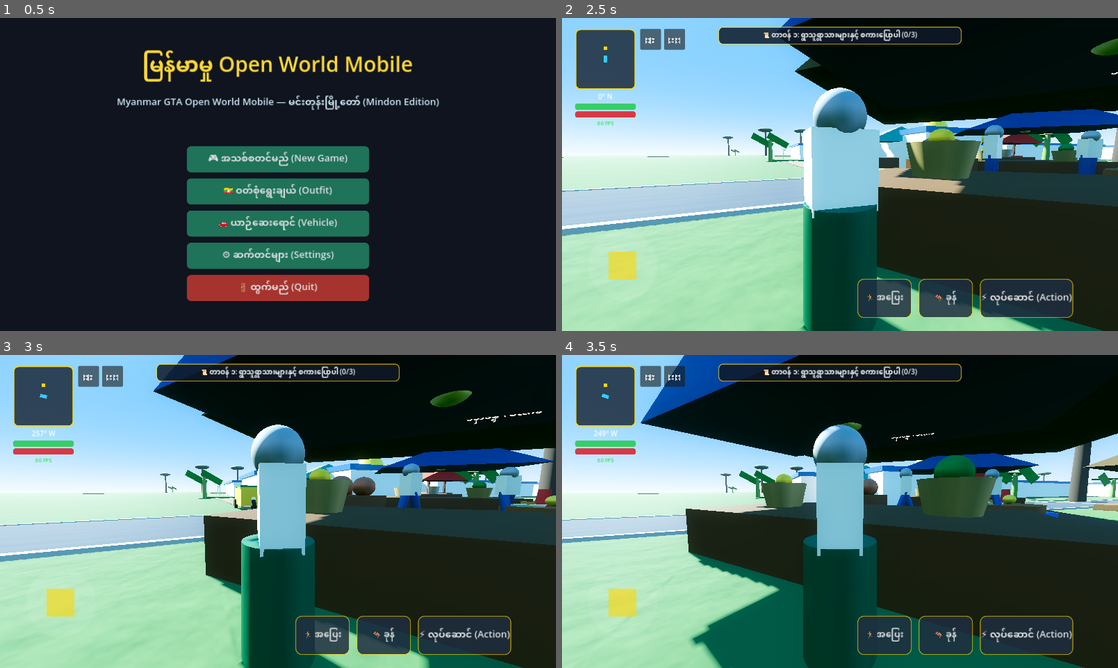
Above: before the commit, frames 1-4 (two rows, left to right).
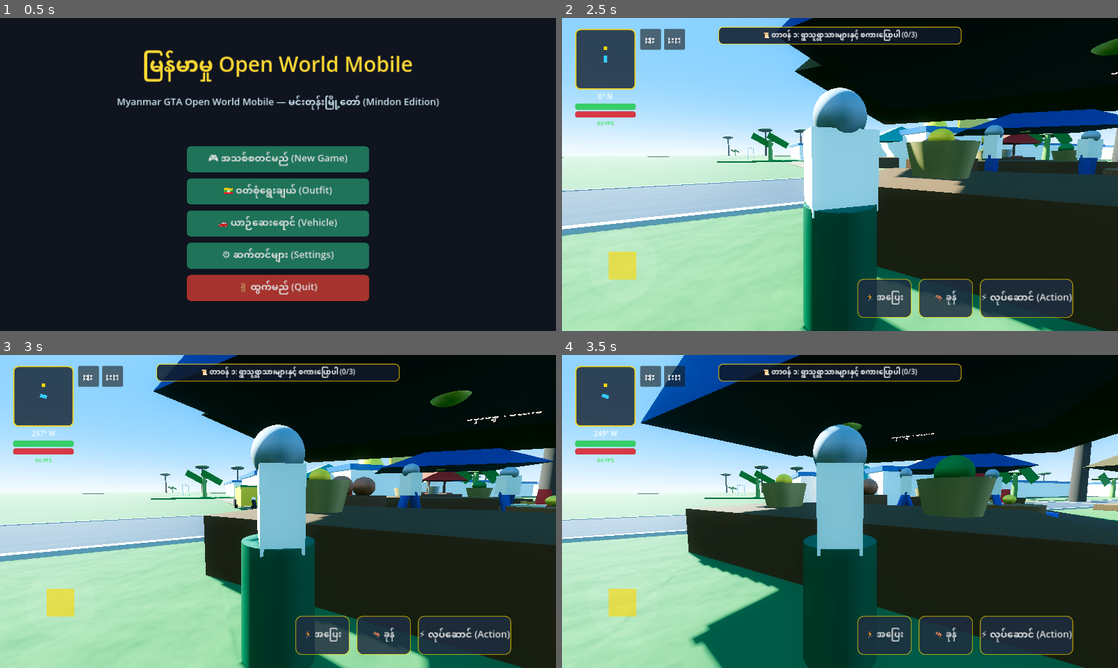
Above: after the commit, the same moments.

Repository: sudohlaingwin/gta-open-world
Game: Godot game, scene res://scenes/main_menu.tscn
Two runs of this game, one before a commit and one after it. Both use one fixed random seed, a clock stepped at 60 frames per second and the inputs below.
Inputs (mouse positions are in pixels of both pictures, inside the frame that each line leads up to):
- Up to frame 1 (0.5 s): no input
- Up to frame 2 (2.5 s): click "🎮 အသစ်စတင်မည် (New Game)" at 0.5 s; drag from (628, 274) to (895, 105) at 1.27 s; drag from (728, 190) to (812, 237) at 2.02 s
- Up to frame 3 (3 s): move the mouse to (333, 442) at 2.77 s; hold Right (ui_right) from 2.78 s (still down); hold Ctrl from 2.78 s (still down)
- Up to frame 4 (3.5 s): keep holding Right (ui_right); keep holding Ctrl

Frame 1 is identical in both runs. In frame 2, 0.2% of the frame differs, in the area x 27-82%, y 32-47%; in frame 3, 0.2%; in frame 4, less than 0.1%.

Commit message:
feat(slice-170): Village Cultural Infrastructure (Bridge, Festival Stage, Football Pitch) scaling overhaul

Diff:
--- a/scenes/bamboo_bridge.tscn
+++ b/scenes/bamboo_bridge.tscn
@@ -1,76 +1,76 @@
 [gd_scene load_steps=8 format=3]
 
 [sub_resource type="BoxShape3D" id="BoxShape3D_floor"]
-size = Vector3(4.8, 0.4, 24.0)
+size = Vector3(5.2, 0.45, 36.0)
 
 [sub_resource type="BoxShape3D" id="BoxShape3D_rail_l"]
-size = Vector3(0.35, 1.8, 24.0)
+size = Vector3(0.4, 1.8, 36.0)
 
 [sub_resource type="BoxShape3D" id="BoxShape3D_rail_r"]
-size = Vector3(0.35, 1.8, 24.0)
+size = Vector3(0.4, 1.8, 36.0)
 
 [sub_resource type="BoxMesh" id="BoxMesh_deck"]
-size = Vector3(4.6, 0.25, 23.5)
+size = Vector3(5.0, 0.3, 35.8)
 
 [sub_resource type="StandardMaterial3D" id="StandardMaterial3D_bamboo"]
 albedo_color = Color(0.70, 0.58, 0.35, 1)
 roughness = 0.8
 
 [sub_resource type="CylinderMesh" id="CylinderMesh_post"]
-top_radius = 0.16
-bottom_radius = 0.2
-height = 3.6
+top_radius = 0.18
+bottom_radius = 0.24
+height = 4.2
 
 [sub_resource type="BoxMesh" id="BoxMesh_rail"]
-size = Vector3(0.16, 0.16, 23.5)
+size = Vector3(0.2, 0.2, 35.8)
 
 [node name="BambooBridge" type="StaticBody3D"]
 
 [node name="FloorCollision" type="CollisionShape3D" parent="."]
-transform = Transform3D(1, 0, 0, 0, 1, 0, 0, 0, 1, 0, 0.2, 0)
+transform = Transform3D(1, 0, 0, 0, 1, 0, 0, 0, 1, 0, 0.22, 0)
 shape = SubResource("BoxShape3D_floor")
 
 [node name="LeftRailCollision" type="CollisionShape3D" parent="."]
-transform = Transform3D(1, 0, 0, 0, 1, 0, 0, 0, 1, -2.3, 1.0, 0)
+transform = Transform3D(1, 0, 0, 0, 1, 0, 0, 0, 1, -2.5, 1.1, 0)
 shape = SubResource("BoxShape3D_rail_l")
 
 [node name="RightRailCollision" type="CollisionShape3D" parent="."]
-transform = Transform3D(1, 0, 0, 0, 1, 0, 0, 0, 1, 2.3, 1.0, 0)
+transform = Transform3D(1, 0, 0, 0, 1, 0, 0, 0, 1, 2.5, 1.1, 0)
 shape = SubResource("BoxShape3D_rail_r")
 
 [node name="VisualMesh" type="Node3D" parent="."]
 
 [node name="Deck" type="MeshInstance3D" parent="VisualMesh"]
-transform = Transform3D(1, 0, 0, 0, 1, 0, 0, 0, 1, 0, 0.15, 0)
+transform = Transform3D(1, 0, 0, 0, 1, 0, 0, 0, 1, 0, 0.18, 0)
 mesh = SubResource("BoxMesh_deck")
 surface_material_override/0 = SubResource("StandardMaterial3D_bamboo")
 
 [node name="RailL" type="MeshInstance3D" parent="VisualMesh"]
-transform = Transform3D(1, 0, 0, 0, 1, 0, 0, 0, 1, -2.3, 1.0, 0)
+transform = Transform3D(1, 0, 0, 0, 1, 0, 0, 0, 1, -2.5, 1.1, 0)
 mesh = SubResource("BoxMesh_rail")
 surface_material_override/0 = SubResource("StandardMaterial3D_bamboo")
 
 [node name="RailR" type="MeshInstance3D" parent="VisualMesh"]
-transform = Transform3D(1, 0, 0, 0, 1, 0, 0, 0, 1, 2.3, 1.0, 0)
+transform = Transform3D(1, 0, 0, 0, 1, 0, 0, 0, 1, 2.5, 1.1, 0)
 mesh = SubResource("BoxMesh_rail")
 surface_material_override/0 = SubResource("StandardMaterial3D_bamboo")
 
 [node name="PostL1" type="MeshInstance3D" parent="VisualMesh"]
-transform = Transform3D(1, 0, 0, 0, 1, 0, 0, 0, 1, -2.3, 0.65, -9.5)
+transform = Transform3D(1, 0, 0, 0, 1, 0, 0, 0, 1, -2.5, 0.8, -14.5)
 mesh = SubResource("CylinderMesh_post")
 surface_material_override/0 = SubResource("StandardMaterial3D_bamboo")
 
 [node name="PostL2" type="MeshInstance3D" parent="VisualMesh"]
-transform = Transform3D(1, 0, 0, 0, 1, 0, 0, 0, 1, -2.3, 0.65, 9.5)
+transform = Transform3D(1, 0, 0, 0, 1, 0, 0, 0, 1, -2.5, 0.8, 14.5)
 mesh = SubResource("CylinderMesh_post")
 surface_material_override/0 = SubResource("StandardMaterial3D_bamboo")
 
 [node name="PostR1" type="MeshInstance3D" parent="VisualMesh"]
-transform = Transform3D(1, 0, 0, 0, 1, 0, 0, 0, 1, 2.3, 0.65, -9.5)
+transform = Transform3D(1, 0, 0, 0, 1, 0, 0, 0, 1, 2.5, 0.8, -14.5)
 mesh = SubResource("CylinderMesh_post")
 surface_material_override/0 = SubResource("StandardMaterial3D_bamboo")
 
 [node name="PostR2" type="MeshInstance3D" parent="VisualMesh"]
-transform = Transform3D(1, 0, 0, 0, 1, 0, 0, 0, 1, 2.3, 0.65, 9.5)
+transform = Transform3D(1, 0, 0, 0, 1, 0, 0, 0, 1, 2.5, 0.8, 14.5)
 mesh = SubResource("CylinderMesh_post")
 surface_material_override/0 = SubResource("StandardMaterial3D_bamboo")
--- a/scenes/festival_ground.tscn
+++ b/scenes/festival_ground.tscn
@@ -1,17 +1,17 @@
 [gd_scene load_steps=12 format=3]
 
 [sub_resource type="BoxShape3D" id="BoxShape3D_stage"]
-size = Vector3(24.5, 2.2, 16.5)
+size = Vector3(32.5, 2.4, 22.5)
 
 [sub_resource type="BoxMesh" id="BoxMesh_deck"]
-size = Vector3(24.0, 1.2, 16.0)
+size = Vector3(32.0, 1.4, 22.0)
 
 [sub_resource type="StandardMaterial3D" id="StandardMaterial3D_stage_wood"]
 albedo_color = Color(0.42, 0.26, 0.14, 1)
 roughness = 0.85
 
 [sub_resource type="BoxMesh" id="BoxMesh_backdrop"]
-size = Vector3(22.0, 7.2, 0.4)
+size = Vector3(29.0, 9.6, 0.5)
 
 [sub_resource type="StandardMaterial3D" id="StandardMaterial3D_backdrop_gold"]
 albedo_color = Color(0.92, 0.75, 0.18, 1)
@@ -19,54 +19,54 @@
 roughness = 0.35
 
 [sub_resource type="CylinderMesh" id="CylinderMesh_post"]
-top_radius = 0.25
-bottom_radius = 0.3
-height = 7.5
+top_radius = 0.3
+bottom_radius = 0.38
+height = 9.8
 
 [sub_resource type="StandardMaterial3D" id="StandardMaterial3D_bamboo_post"]
 albedo_color = Color(0.68, 0.56, 0.32, 1)
 
 [sub_resource type="BoxMesh" id="BoxMesh_drum"]
-size = Vector3(1.6, 1.8, 1.6)
+size = Vector3(2.4, 2.4, 2.4)
 
 [sub_resource type="StandardMaterial3D" id="StandardMaterial3D_saing_waing"]
 albedo_color = Color(0.8, 0.2, 0.15, 1)
 roughness = 0.5
 
 [sub_resource type="BoxShape3D" id="BoxShape3D_area"]
-size = Vector3(28.0, 8.0, 20.0)
+size = Vector3(36.0, 10.0, 26.0)
 
 [node name="MyanmarFestivalGround" type="StaticBody3D"]
 
 [node name="StageCollision" type="CollisionShape3D" parent="."]
-transform = Transform3D(1, 0, 0, 0, 1, 0, 0, 0, 1, 0, 0.6, 0)
+transform = Transform3D(1, 0, 0, 0, 1, 0, 0, 0, 1, 0, 0.7, 0)
 shape = SubResource("BoxShape3D_stage")
 
 [node name="VisualMesh" type="Node3D" parent="."]
 
 [node name="Deck" type="MeshInstance3D" parent="VisualMesh"]
-transform = Transform3D(1, 0, 0, 0, 1, 0, 0, 0, 1, 0, 0.6, 0)
+transform = Transform3D(1, 0, 0, 0, 1, 0, 0, 0, 1, 0, 0.7, 0)
 mesh = SubResource("BoxMesh_deck")
 surface_material_override/0 = SubResource("StandardMaterial3D_stage_wood")
 
 [node name="Backdrop" type="MeshInstance3D" parent="VisualMesh"]
-transform = Transform3D(1, 0, 0, 0, 1, 0, 0, 0, 1, 0, 4.8, -7.5)
+transform = Transform3D(1, 0, 0, 0, 1, 0, 0, 0, 1, 0, 6.2, -10.2)
 mesh = SubResource("BoxMesh_backdrop")
 surface_material_override/0 = SubResource("StandardMaterial3D_backdrop_gold")
 
 [node name="DrumL" type="MeshInstance3D" parent="VisualMesh"]
-transform = Transform3D(1, 0, 0, 0, 1, 0, 0, 0, 1, -7.8, 2.1, -3.5)
+transform = Transform3D(1, 0, 0, 0, 1, 0, 0, 0, 1, -10.8, 2.6, -4.8)
 mesh = SubResource("BoxMesh_drum")
 surface_material_override/0 = SubResource("StandardMaterial3D_saing_waing")
 
 [node name="DrumR" type="MeshInstance3D" parent="VisualMesh"]
-transform = Transform3D(1, 0, 0, 0, 1, 0, 0, 0, 1, 7.8, 2.1, -3.5)
+transform = Transform3D(1, 0, 0, 0, 1, 0, 0, 0, 1, 10.8, 2.6, -4.8)
 mesh = SubResource("BoxMesh_drum")
 surface_material_override/0 = SubResource("StandardMaterial3D_saing_waing")
 
 [node name="FestivalSign" type="Label3D" parent="."]
-transform = Transform3D(1, 0, 0, 0, 1, 0, 0, 0, 1, 0, 8.6, -7.3)
+transform = Transform3D(1, 0, 0, 0, 1, 0, 0, 0, 1, 0, 11.5, -9.8)
 text = "ရွှေရွာတော် ရိုးရာ အငြိမ့်နှင့် ဇာတ်သဘင်စင်တော်ကြီး"
-font_size = 52
-outline_size = 16
+font_size = 56
+outline_size = 18
 modulate = Color(1, 0.9, 0.2, 1)
--- a/scenes/football_pitch.tscn
+++ b/scenes/football_pitch.tscn
@@ -3,32 +3,32 @@
 [ext_resource type="Script" path="res://scripts/football_pitch.gd" id="1_pitch"]
 
 [sub_resource type="BoxShape3D" id="BoxShape3D_field"]
-size = Vector3(48.0, 0.5, 32.0)
+size = Vector3(68.0, 0.6, 44.0)
 
 [sub_resource type="BoxMesh" id="BoxMesh_grass"]
-size = Vector3(48.0, 0.25, 32.0)
+size = Vector3(68.0, 0.3, 44.0)
 
 [sub_resource type="StandardMaterial3D" id="StandardMaterial3D_pitch_green"]
 albedo_color = Color(0.18, 0.48, 0.16, 1)
 roughness = 0.9
 
 [sub_resource type="CylinderMesh" id="CylinderMesh_post"]
-top_radius = 0.08
-bottom_radius = 0.08
-height = 3.2
+top_radius = 0.1
+bottom_radius = 0.1
+height = 3.6
 
 [sub_resource type="StandardMaterial3D" id="StandardMaterial3D_white"]
 albedo_color = Color(0.95, 0.95, 0.95, 1)
 
 [sub_resource type="BoxMesh" id="BoxMesh_crossbar"]
-size = Vector3(0.16, 0.16, 6.2)
+size = Vector3(0.2, 0.2, 7.32)
 
 [sub_resource type="SphereShape3D" id="SphereShape3D_ball"]
-radius = 0.45
+radius = 0.48
 
 [sub_resource type="SphereMesh" id="SphereMesh_ball"]
-radius = 0.45
-height = 0.9
+radius = 0.48
+height = 0.96
 
 [sub_resource type="StandardMaterial3D" id="StandardMaterial3D_ball"]
 albedo_color = Color(0.98, 0.98, 0.98, 1)
@@ -38,48 +38,48 @@
 script = ExtResource("1_pitch")
 
 [node name="FieldCollision" type="CollisionShape3D" parent="."]
-transform = Transform3D(1, 0, 0, 0, 1, 0, 0, 0, 1, 0, 0.12, 0)
+transform = Transform3D(1, 0, 0, 0, 1, 0, 0, 0, 1, 0, 0.15, 0)
 shape = SubResource("BoxShape3D_field")
 
 [node name="VisualMesh" type="Node3D" parent="."]
 
 [node name="GrassPitch" type="MeshInstance3D" parent="VisualMesh"]
-transform = Transform3D(1, 0, 0, 0, 1, 0, 0, 0, 1, 0, 0.12, 0)
+transform = Transform3D(1, 0, 0, 0, 1, 0, 0, 0, 1, 0, 0.15, 0)
 mesh = SubResource("BoxMesh_grass")
 surface_material_override/0 = SubResource("StandardMaterial3D_pitch_green")
 
 [node name="GoalPostL1" type="MeshInstance3D" parent="VisualMesh"]
-transform = Transform3D(1, 0, 0, 0, 1, 0, 0, 0, 1, -22.5, 1.6, -3.0)
+transform = Transform3D(1, 0, 0, 0, 1, 0, 0, 0, 1, -32.5, 1.8, -3.66)
 mesh = SubResource("CylinderMesh_post")
 surface_material_override/0 = SubResource("StandardMaterial3D_white")
 
 [node name="GoalPostL2" type="MeshInstance3D" parent="VisualMesh"]
-transform = Transform3D(1, 0, 0, 0, 1, 0, 0, 0, 1, -22.5, 1.6, 3.0)
+transform = Transform3D(1, 0, 0, 0, 1, 0, 0, 0, 1, -32.5, 1.8, 3.66)
 mesh = SubResource("CylinderMesh_post")
 surface_material_override/0 = SubResource("StandardMaterial3D_white")
 
 [node name="GoalBarL" type="MeshInstance3D" parent="VisualMesh"]
-transform = Transform3D(1, 0, 0, 0, 1, 0, 0, 0, 1, -22.5, 3.2, 0)
+transform = Transform3D(1, 0, 0, 0, 1, 0, 0, 0, 1, -32.5, 3.6, 0)
 mesh = SubResource("BoxMesh_crossbar")
 surface_material_override/0 = SubResource("StandardMaterial3D_white")
 
 [node name="GoalPostR1" type="MeshInstance3D" parent="VisualMesh"]
-transform = Transform3D(1, 0, 0, 0, 1, 0, 0, 0, 1, 22.5, 1.6, -3.0)
+transform = Transform3D(1, 0, 0, 0, 1, 0, 0, 0, 1, 32.5, 1.8, -3.66)
 mesh = SubResource("CylinderMesh_post")
 surface_material_override/0 = SubResource("StandardMaterial3D_white")
 
 [node name="GoalPostR2" type="MeshInstance3D" parent="VisualMesh"]
-transform = Transform3D(1, 0, 0, 0, 1, 0, 0, 0, 1, 22.5, 1.6, 3.0)
+transform = Transform3D(1, 0, 0, 0, 1, 0, 0, 0, 1, 32.5, 1.8, 3.66)
 mesh = SubResource("CylinderMesh_post")
 surface_material_override/0 = SubResource("StandardMaterial3D_white")
 
 [node name="GoalBarR" type="MeshInstance3D" parent="VisualMesh"]
-transform = Transform3D(1, 0, 0, 0, 1, 0, 0, 0, 1, 22.5, 3.2, 0)
+transform = Transform3D(1, 0, 0, 0, 1, 0, 0, 0, 1, 32.5, 3.6, 0)
 mesh = SubResource("BoxMesh_crossbar")
 surface_material_override/0 = SubResource("StandardMaterial3D_white")
 
 [node name="FootballRigid" type="RigidBody3D" parent="."]
-transform = Transform3D(1, 0, 0, 0, 1, 0, 0, 0, 1, 0, 0.6, 0)
+transform = Transform3D(1, 0, 0, 0, 1, 0, 0, 0, 1, 0, 0.8, 0)
 mass = 0.45
 
 [node name="CollisionShape3D" type="CollisionShape3D" parent="FootballRigid"]
@@ -90,8 +90,8 @@
 surface_material_override/0 = SubResource("StandardMaterial3D_ball")
 
 [node name="PitchSign" type="Label3D" parent="."]
-transform = Transform3D(1, 0, 0, 0, 1, 0, 0, 0, 1, 0, 3.2, 16.2)
+transform = Transform3D(1, 0, 0, 0, 1, 0, 0, 0, 1, 0, 4.2, 22.2)
 text = "ရွာဦး ဘောလုံးအားကစားကွင်းကြီး ⚽"
-font_size = 40
-outline_size = 12
+font_size = 46
+outline_size = 14
 modulate = Color(1.0, 0.95, 0.3, 1)
Not shown, changed: COLLAB.md
